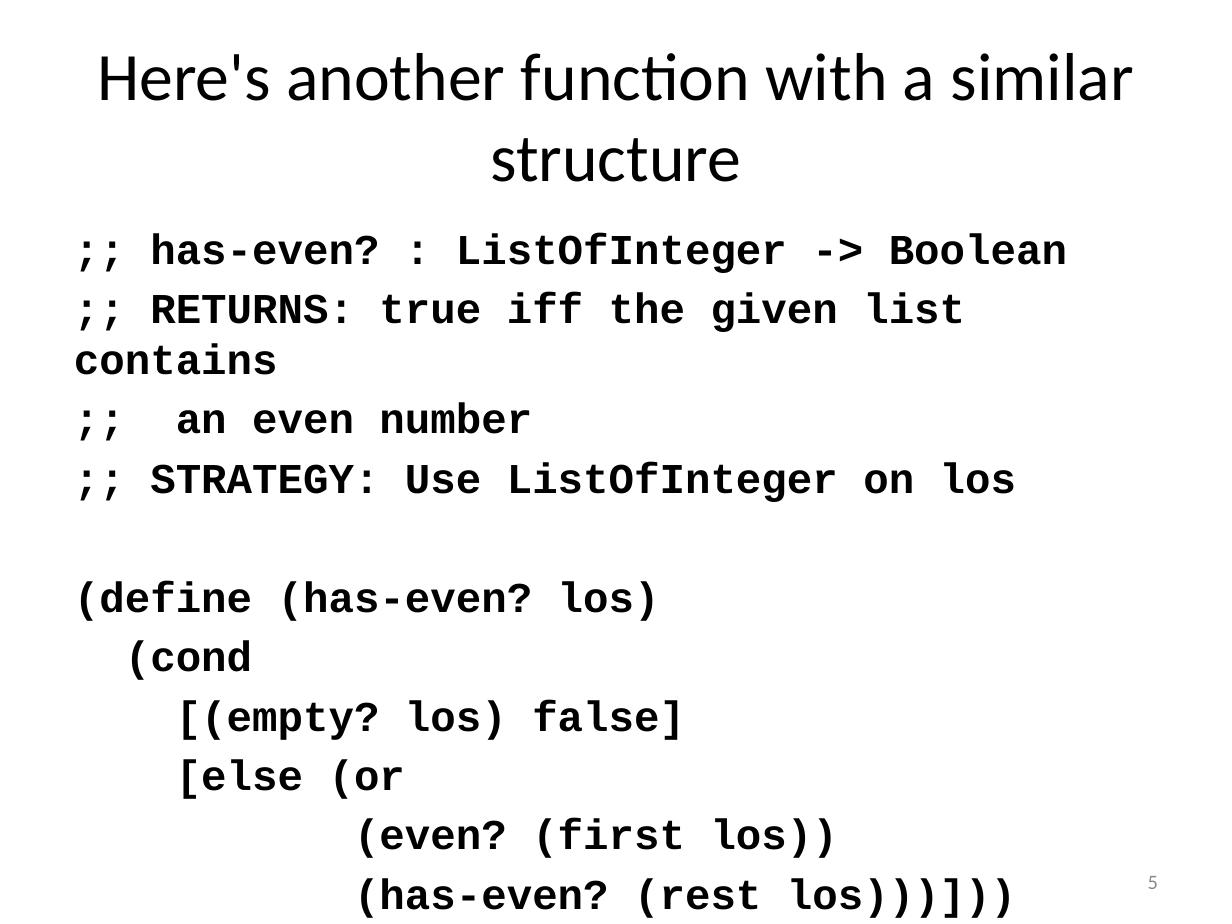
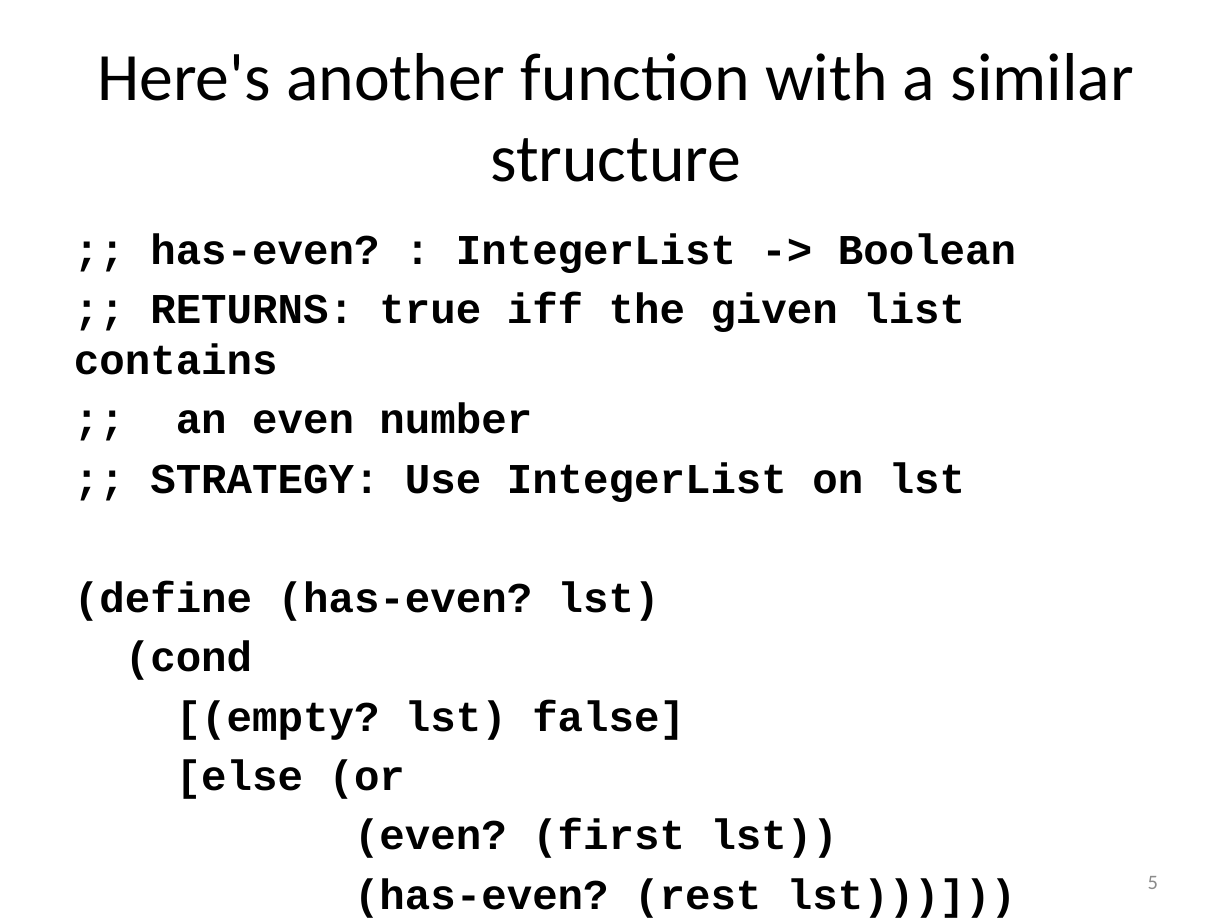
Before and after one commit to mwand/cs5010f17, a slide deck: slide 5 of Slides/Lesson 6.3 ormap, andmap, and filter.pptx. Drawn at 1232x924 pixels with LibreOffice and Linux fonts; fonts in the diff are those of the drawing. Boxes give left, top, right and bottom in pixels: in the first picture for what was removed or moved away, otherwise in the second. Text is boxed around its words. In the diff, an @@ line names an element or a change of style, - is before the commit and + after.

```diff
--- a/Slides/Lesson 6.3 ormap, andmap, and filter.pptx
+++ b/Slides/Lesson 6.3 ormap, andmap, and filter.pptx
@@ text at (150, 233, 1016, 273): text changed @@
-;; has-even? : ListOfInteger -> Boolean
+;; has-even? : IntegerList -> Boolean
@@ text at (74, 462, 965, 621): text changed @@
-;; STRATEGY: Use ListOfInteger on los
-(define (has-even? los)
+;; STRATEGY: Use IntegerList on lst
+(define (has-even? lst)
@@ text at (176, 700, 685, 740): text changed @@
-[(empty? los) false]
+[(empty? lst) false]
@@ text at (354, 819, 1016, 918): text changed @@
-(even? (first los))
-(has-even? (rest los)))]))
+(even? (first lst))
+(has-even? (rest lst)))]))
```
Also in this commit, not shown: 12 other slides changed, 21 other files.
